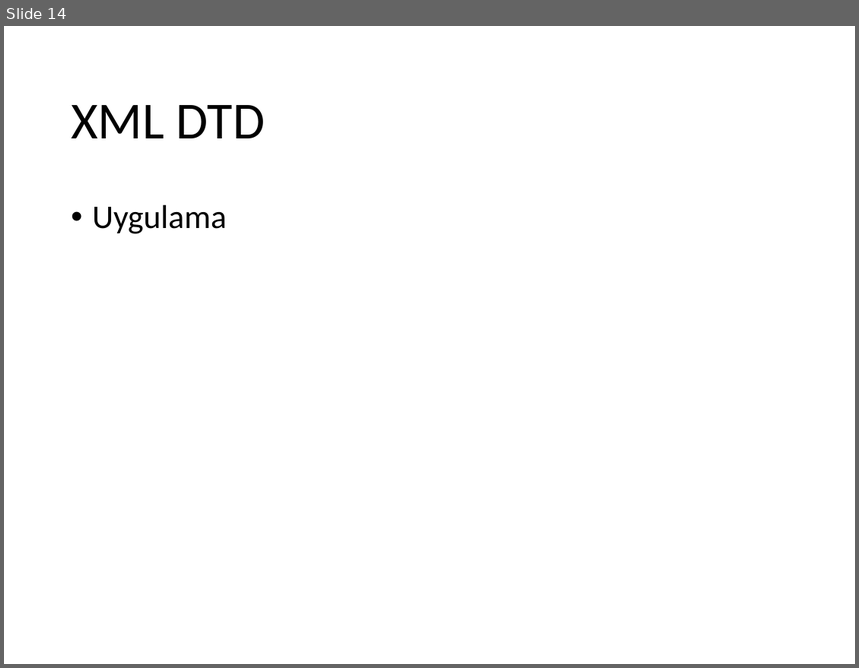
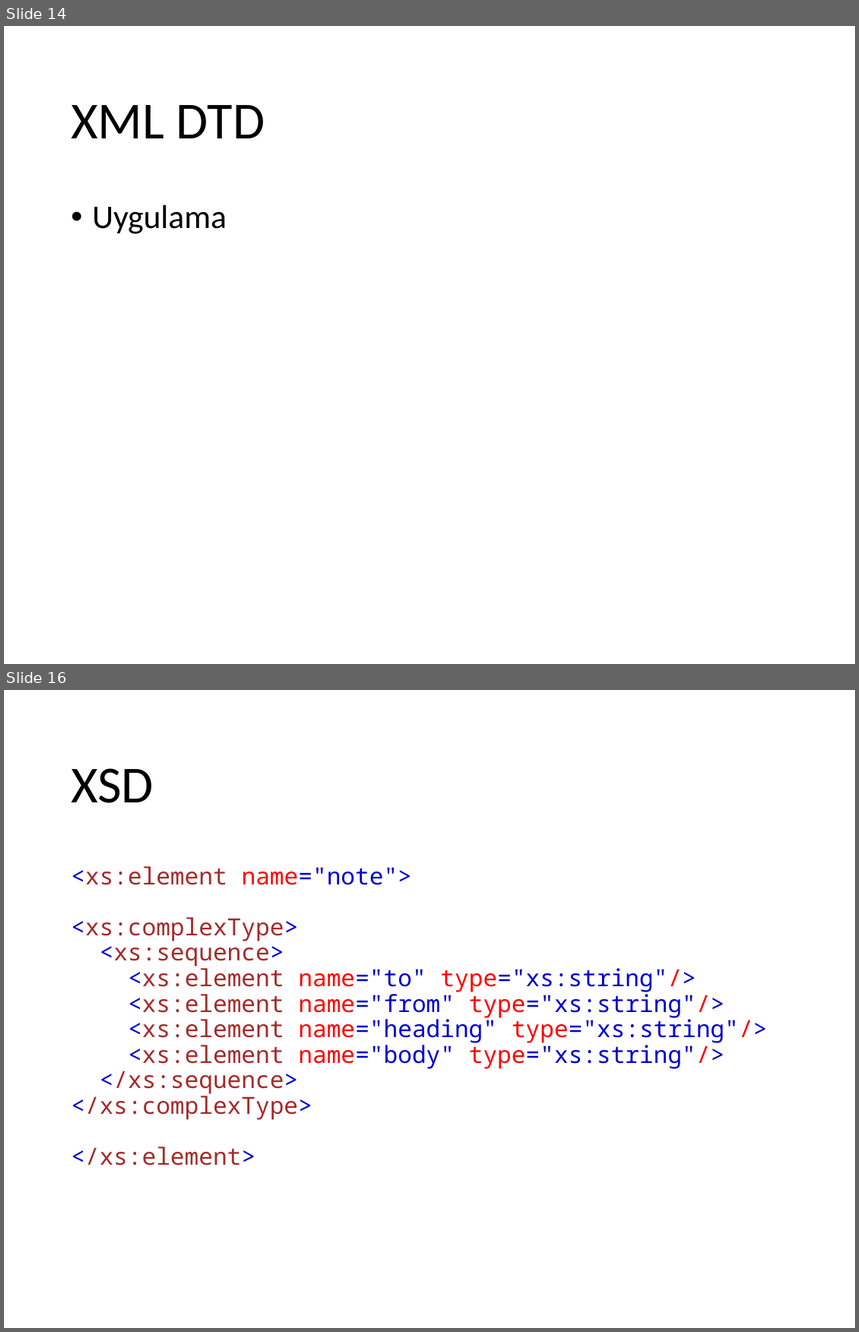
Before and after one commit to ihpar/dbms, a slide deck: Slides/Ders 1.pptx. Shown one above the other, each under a label of ours: slide 14 before the commit, slides 14 and 16 after it; the slides between them are not shown. The pictures are 859x668 and 859x1332 pixels, drawn with LibreOffice and Linux fonts; fonts in the diff are those of the drawing. Boxes give left, top, right and bottom in pixels: in the first picture for what was removed or moved away, otherwise in the second. Text is boxed around its words. In the diff, an @@ line names an element or a change of style, - is before the commit and + after.

```diff
--- a/Slides/Ders 1.pptx
+++ b/Slides/Ders 1.pptx
@@ slide 16 added at <box>4,690,855,1328</box>, background #FFFFFF @@
@@ title added at <box>71,768,153,803</box>, 44 pt, text #000000 @@
+XSD
@@ text added at <box>71,866,768,1166</box>, 20 pt, text #A52A2A @@
+<xs:element name="note">
+<xs:complexType>
+<xs:sequence>
+<xs:element name="to" type="xs:string"/>
+<xs:element name="from" type="xs:string"/>
+<xs:element name="heading" type="xs:string"/>
+<xs:element name="body" type="xs:string"/>
+</xs:sequence>
+</xs:complexType>
+</xs:element>
```
Also in this commit, not shown: 2 other slides added.
